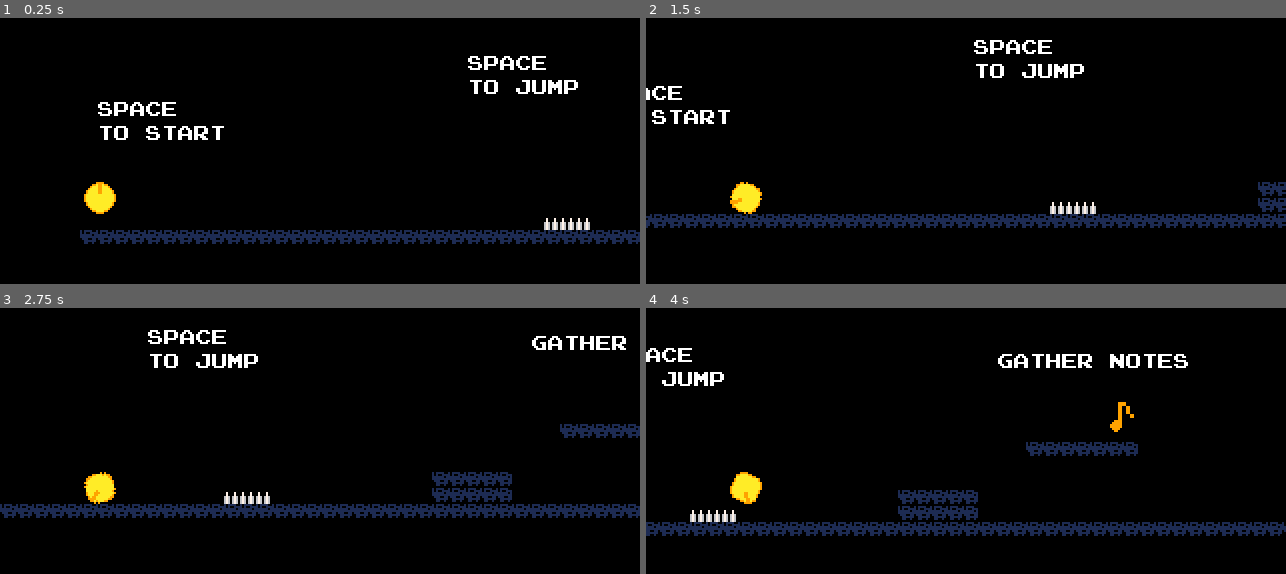
Above: before the commit, frames 1-4 (two rows, left to right).
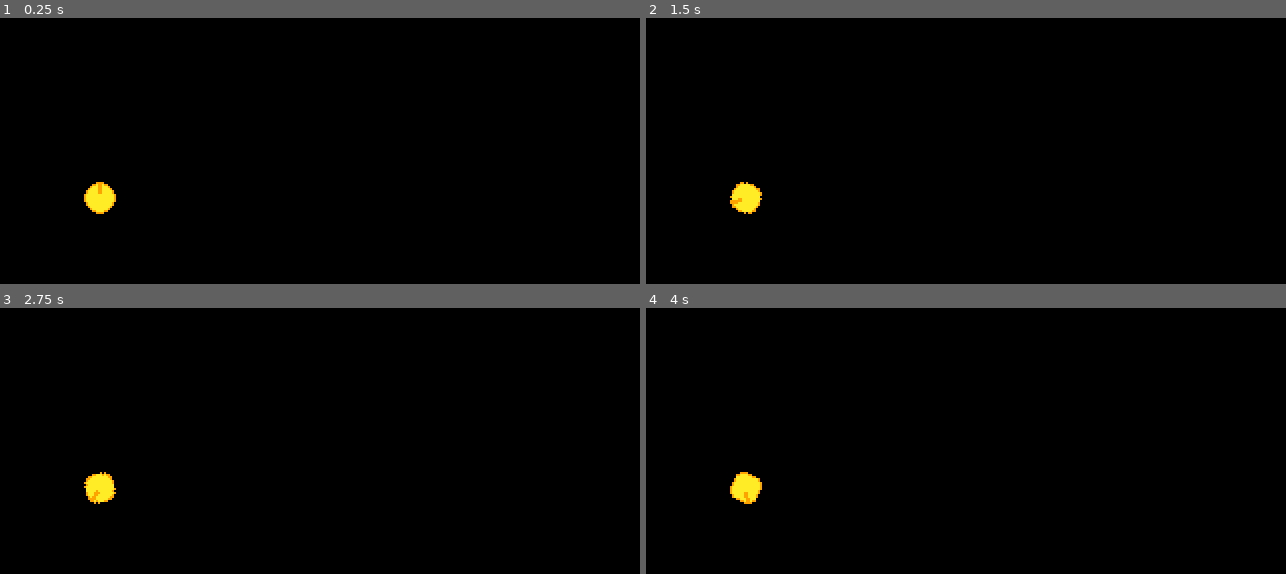
Above: after the commit, the same moments.

Repository: cat-in-the-dark/gmtk_2025
Game: Godot game, scene res://scenes/game_scene.tscn
Same seed, same stepped clock (60 frames per second), same inputs: the game is played once before the commit and once after it.
Inputs:
- Up to frame 1 (0.25 s): no input
- Up to frame 2 (1.5 s): tap Enter (ui_accept) at 0.5, 0.77 s; hold Right (ui_right) from 0.53 s (still down)
- Up to frame 3 (2.75 s): tap Enter (ui_accept) at 1.52 s; release Right (ui_right) at 2.03 s; hold Left (ui_left) from 2.03 s (still down)
- Up to frame 4 (4 s): release Left (ui_left) at 2.78 s; hold Right (ui_right) from 2.78 s (still down); tap Enter (ui_accept) at 3.02, 3.77 s

The runs differ from the first frame. In frame 1, 4.8% of the frame differs, in the area x 12-100%, y 14-85%; in frame 2, 5.3%; in frame 3, 6.3%; in frame 4, 6.7%, in the area x 0-100%, y 15-86%.

Commit message:
bgm player (draft)

Diff:
--- a/scenes/game_scene.tscn
+++ b/scenes/game_scene.tscn
@@ -1,8 +1,9 @@
-[gd_scene load_steps=6 format=3 uid="uid://bq1agxpbja1mi"]
+[gd_scene load_steps=7 format=3 uid="uid://bq1agxpbja1mi"]
 
 [ext_resource type="PackedScene" uid="uid://clknudq3r3qcn" path="res://scenes/player.tscn" id="1_mlf6e"]
 [ext_resource type="PackedScene" uid="uid://djog75ckri4ev" path="res://scenes/room_1.tscn" id="2_po0ka"]
 [ext_resource type="Script" uid="uid://bcht5gnqqkt3n" path="res://scripts/killzone.gd" id="3_v1wow"]
+[ext_resource type="PackedScene" uid="uid://de08ymgyhd2im" path="res://scenes/bgm_player.tscn" id="4_bw6k5"]
 
 [sub_resource type="RectangleShape2D" id="RectangleShape2D_ycayy"]
 size = Vector2(1024, 319)
@@ -34,6 +35,9 @@
 [node name="CollisionShape2D" type="CollisionShape2D" parent="Killzone"]
 shape = SubResource("WorldBoundaryShape2D_po0ka")
 
+[node name="BgmPlayer" parent="." instance=ExtResource("4_bw6k5")]
+
 [node name="Room" parent="." instance=ExtResource("2_po0ka")]
 
 [connection signal="body_entered" from="Killzone" to="Killzone" method="_on_body_entered"]
+[connection signal="note_collected" from="Room" to="BgmPlayer" method="_on_room_note_collected"]
--- a/scripts/room.gd
+++ b/scripts/room.gd
@@ -1,5 +1,7 @@
 extends Node2D
 class_name Room
+
+signal note_collected(n_notes: int, n_collected_notes: int)
 
 const TILEMAP_CELL_SIZE = 8
 var level_size = 0
@@ -25,6 +27,7 @@
 
 func collect_note():
 	n_collected_notes += 1
+	note_collected.emit(n_notes, n_collected_notes)
 
 func is_notes_callected():
 	return n_collected_notes >= n_notes
Not shown: 1 places in scenes/tile_part_exit.tscn that only renumber resources
